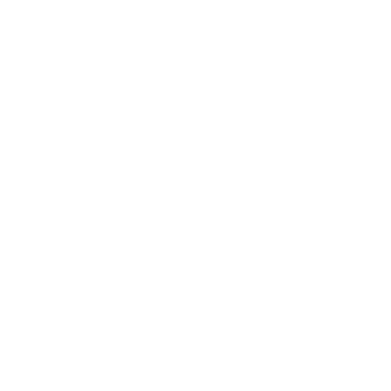
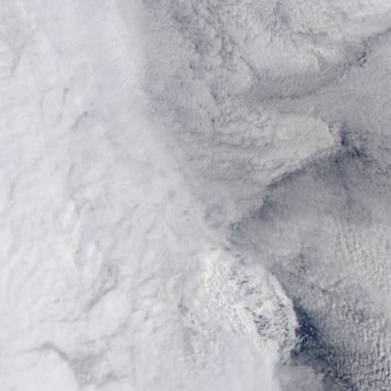
Two versions of the same layered image (391x391). Layer-by-layer changes:
added layer "276_greenland_sea_100km_20150430.aqua.truecolor.250m" above "landfast ice" over (x1=0, y1=0, x2=391, y2=391)
